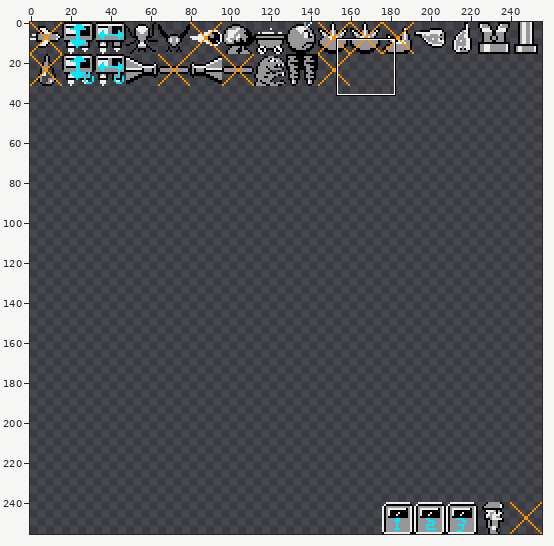
A sprite sheet gets an edit: gfx/entities.png. The first picture is a wide view before the edit; the outline marks the close-up.
Close-up. As it was:
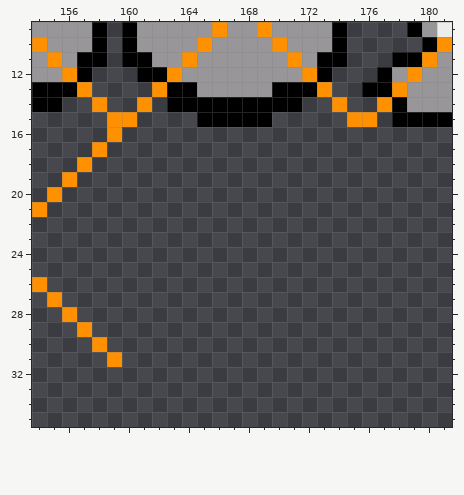
The file is 256x256 pixels. Shown: x 154..181, y 9..35.
New version:
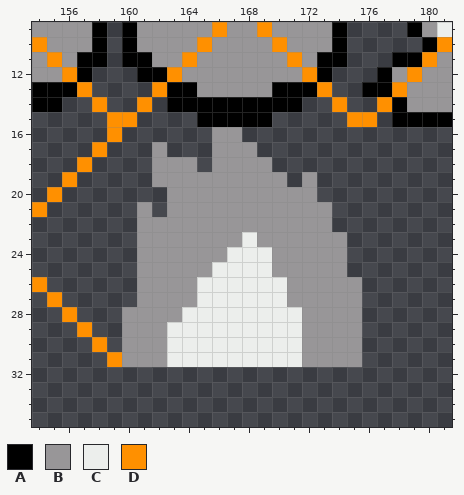
Palette (. is transparent): A #000000  B #989698  C #eceeec  D #ff9000
From old to new:
Colour B now appears in row 16 at x 166 to 167; in row 17 at x 162 and 166 to 168; in row 18 at x 162 to 164 and 166 to 169; in row 19 at x 162 to 170 and 172; in row 20 at x 163 to 172; in row 21 at x 161 and 163 to 173.
Colour B now appears in row 22 at x 161 to 173; in row 23 at x 161 to 167 and 169 to 174; in row 24 at x 161 to 166 and 170 to 174; in row 25 at x 161 to 165 and 170 to 174; in rows 26 to 27 at x 161 to 164 and 171 to 175; in row 28 at x 160 to 163 and 172 to 175.
Colour B now appears in rows 29 to 31 at x 160 to 162 and 172 to 175.
Colour C now appears in row 23 at x 168; in row 24 at x 167 to 169; in row 25 at x 166 to 169; in rows 26 to 27 at x 165 to 170; in row 28 at x 164 to 171; in rows 29 to 31 at x 163 to 171.
